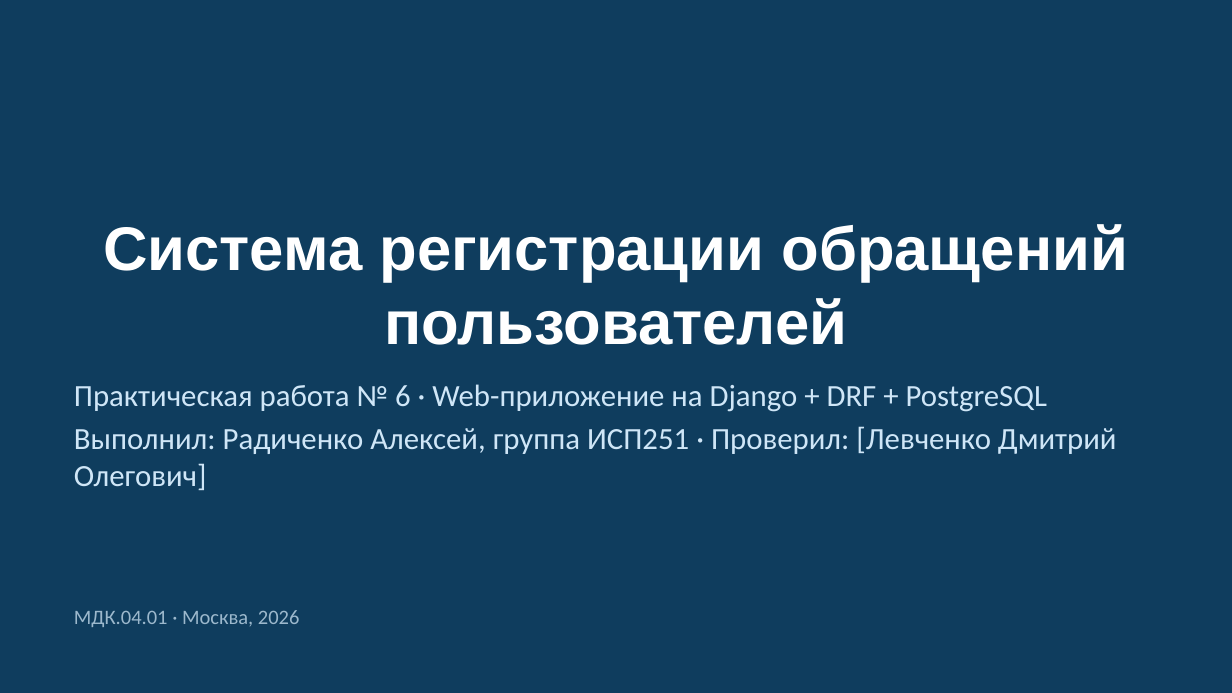
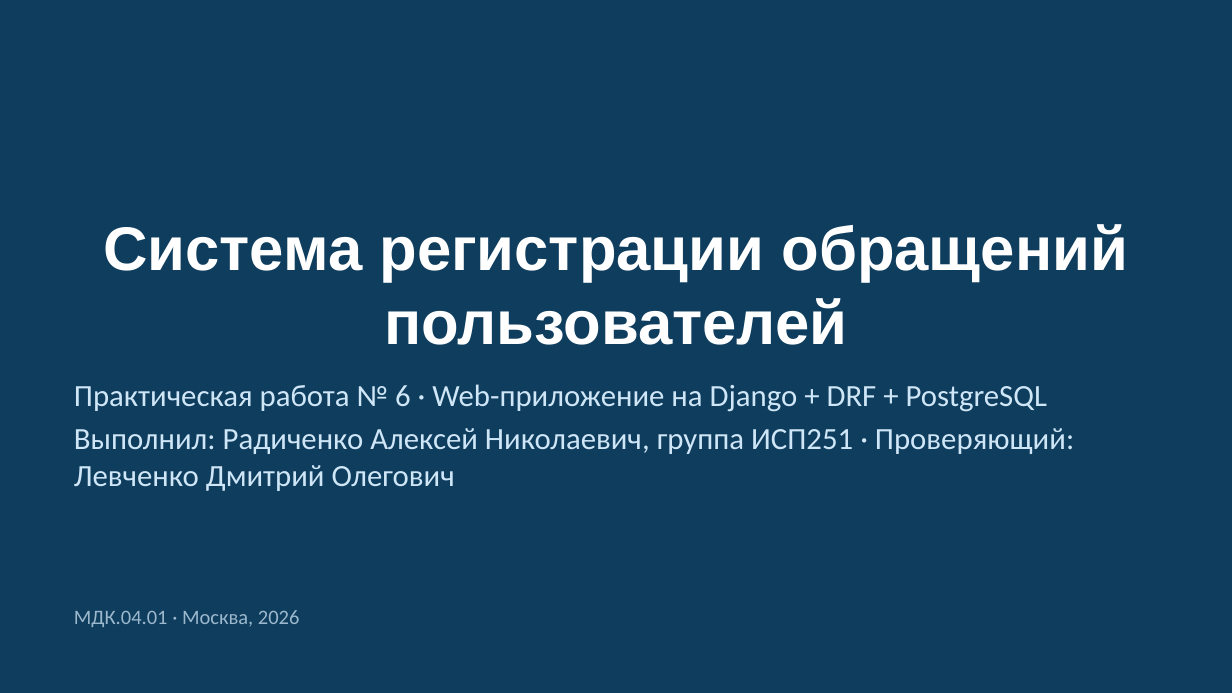
Before and after one commit to Andradkop228/up26qweqwe, a slide deck: slide 1 of 07_ПР6_Защита_презентация.pptx. Drawn at 1232x693 pixels with LibreOffice and Linux fonts; fonts in the diff are those of the drawing. Boxes give left, top, right and bottom in pixels: in the first picture for what was removed or moved away, otherwise in the second. Text is boxed around its words. In the diff, an @@ line names an element or a change of style, - is before the commit and + after.

```diff
--- a/07_ПР6_Защита_презентация.pptx
+++ b/07_ПР6_Защита_презентация.pptx
@@ text at (74,428,1074,491): text changed @@
-Выполнил: Радиченко Алексей, группа ИСП251 · Проверил: [Левченко Дмитрий Олегович]
+Выполнил: Радиченко Алексей Николаевич, группа ИСП251 · Проверяющий: Левченко Дмитрий Олегович
```
Also in this commit, not shown: 6 other slides changed, 1 other file.
